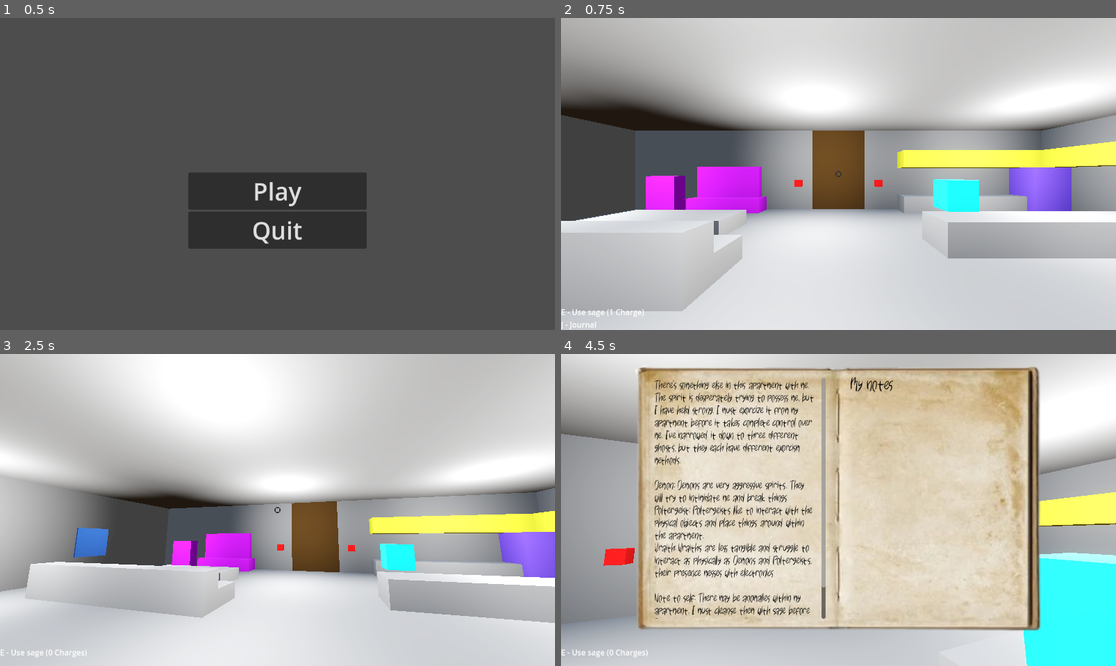
Above: before the commit, frames 1-4 (two rows, left to right).
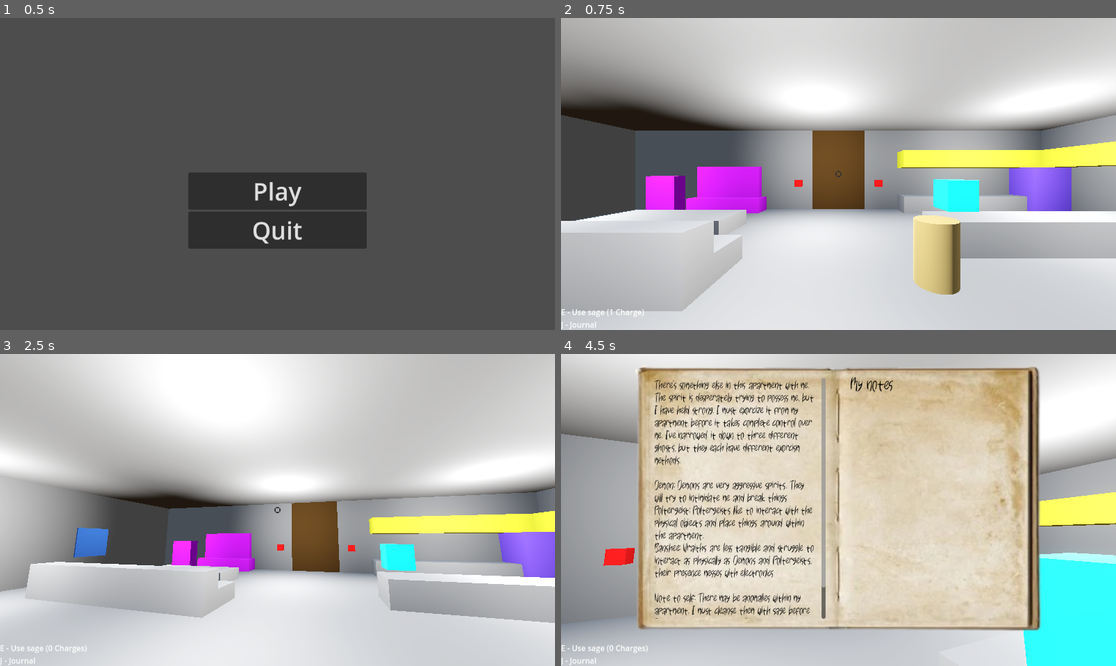
Above: after the commit, the same moments.

Repository: viamill/spooky-jam-2025
Game: Godot game, scene res://src/main_menu.tscn
Two runs of this game, one before a commit and one after it. Both use one fixed random seed, a clock stepped at 60 frames per second and the inputs below.
Inputs (mouse positions are in pixels of both pictures, inside the frame that each line leads up to):
- Up to frame 1 (0.5 s): no input
- Up to frame 2 (0.75 s): click "Play" at 0.5 s
- Up to frame 3 (2.5 s): tap Enter at 1.25 s; move the mouse to (399, 494) at 1.27 s; hold D (move_right) 1.28-2.03 s; hold E (cleanse) 1.28-2.03 s; click (399, 494) at 1.55 s; move the mouse to (249, 510) at 2.02 s; hold W (move_forward) from 2.03 s (still down); click (249, 510) at 2.1 s; tap E (cleanse) at 2.3 s
- Up to frame 4 (4.5 s): keep holding W (move_forward); move the mouse to (849, 503) at 2.77 s; hold E (cleanse) 2.78-3.53 s; click (849, 503) at 3.05 s; move the mouse to (832, 516) at 3.52 s; click (832, 516) at 3.6 s; tap E (cleanse) at 3.8 s; move the mouse to (877, 513) at 4.27 s; hold J (journal) from 4.28 s (still down)

Frame 1 is identical in both runs. In frame 2, 2.0% of the frame differs, in the area x 63-72%, y 63-89%; in frame 3, 0.2%; in frame 4, 0.7%.
Error before the commit: Invalid access to property or key 'global_position' on a base object of type 'Nil'. (res://src/player/player.gd:63)

Commit message:
Add sage

Diff:
--- a/src/game.tscn
+++ b/src/game.tscn
@@ -76,7 +76,7 @@
 
 Demon: Demons are very aggressive spirits. They will try to intimidate me and break things
 Poltergeist: Poltergeists like to interact with the physical objects and place things around within the apartment.
-Wraith: Wraiths are less tangible and struggle to interact as physically as Demons and Poltergeists, their presence messes with electronics
+Banshee: Wraiths are less tangible and struggle to interact as physically as Demons and Poltergeists, their presence messes with electronics
 
 Note to self: There may be anomalies within my apartment. I must cleanse them with sage before I go to bed or the spirit will have an opening to possess me. I only have enough sage to use it once a day, so I have to use it sparingly."
 placeholder_text = "Demons:  BROKEN, AUDIO, ELECTRONIC
--- a/src/interactables/bed.gd
+++ b/src/interactables/bed.gd
@@ -1,3 +1,4 @@
+class_name Bed
 extends Interactable
 
 @onready var game: Game = get_tree().current_scene
--- a/src/player/player.gd
+++ b/src/player/player.gd
@@ -16,13 +16,14 @@
 @onready var raycast: RayCast3D = $Head/Raycast
 @onready var sage_label: Label = $Control/VBoxContainer/SageLabel
 @onready var interact_label: Label = $Control/InteractLabel
+@onready var sage_mesh: MeshInstance3D = $Head/SageMesh
 
 
 func _physics_process(delta: float) -> void:
 	interact_label.visible = false
 	if raycast.is_colliding():
 		var collider: Object = raycast.get_collider()
-		if collider is Interactable:
+		if collider and (collider is Door or collider is ElectronicInteractable or collider is Bed):
 			interact_label.visible = true
 
 	if not is_on_floor():
@@ -52,14 +53,17 @@
 
 	if event.is_action_pressed("interact"):
 		var collider: Object = raycast.get_collider()
-		if collider and collider is Interactable:
+		if collider and (collider is Door or collider is ElectronicInteractable or collider is Bed):
 			collider.interact()
 
 	if event.is_action_pressed("cleanse"):
 		if has_sage:
 			print("You used your sage!")
 			has_sage = false
+			$Head/SageMesh.visible = false
 			var current_haunted_item: HauntedInteractable = game.current_haunted_item
+			if not current_haunted_item:
+				return
 			if global_position.distance_to(current_haunted_item.global_position) <= 5.0:
 				game.current_haunted_item.is_cleansed = true
-		sage_label.text = "E - Use sage (0 Charges)"
+		sage_label.text = "E - Use sage (0 Charges)\nJ - Journal"
--- a/src/player/player.tscn
+++ b/src/player/player.tscn
@@ -6,6 +6,14 @@
 [sub_resource type="CapsuleShape3D" id="CapsuleShape3D_kqu6x"]
 
 [sub_resource type="CapsuleMesh" id="CapsuleMesh_4anbu"]
+
+[sub_resource type="CylinderMesh" id="CylinderMesh_rxibo"]
+top_radius = 0.1
+bottom_radius = 0.1
+height = 0.3
+
+[sub_resource type="StandardMaterial3D" id="StandardMaterial3D_rxibo"]
+albedo_color = Color(0.505882, 0.431373, 0.243137, 1)
 
 [sub_resource type="AtlasTexture" id="AtlasTexture_mf2ua"]
 atlas = ExtResource("2_rxibo")
@@ -29,6 +37,11 @@
 
 [node name="Raycast" type="RayCast3D" parent="Head"]
 target_position = Vector3(0, 0, -2)
+
+[node name="SageMesh" type="MeshInstance3D" parent="Head"]
+transform = Transform3D(1, 0, 0, 0, 1, 0, 0, 0, 1, 0.464047, -0.366559, -0.969096)
+mesh = SubResource("CylinderMesh_rxibo")
+surface_material_override/0 = SubResource("StandardMaterial3D_rxibo")
 
 [node name="Control" type="Control" parent="."]
 layout_mode = 3
Not shown: 1 places in src/player/player.tscn that only renumber resources
